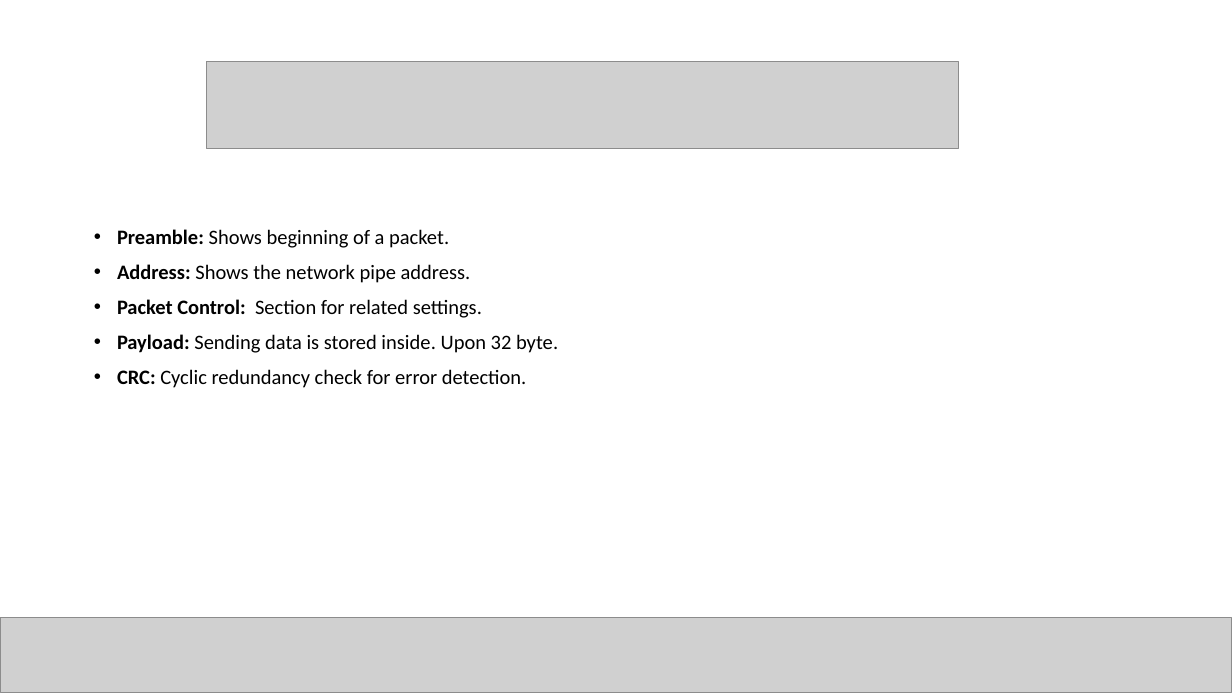
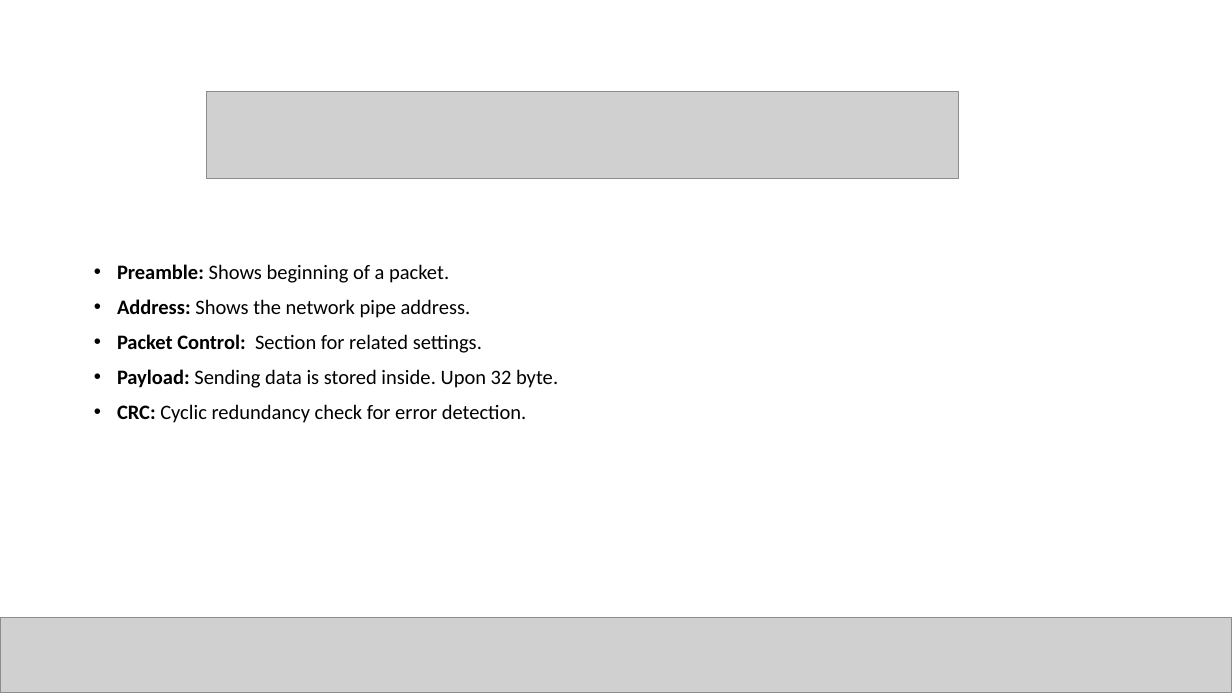
Before and after one commit to canerpotur/TROY-TECH, a slide deck: slide 11 of Troy Tech - Presentation/TROY - Kağan.pptx (slide 14 before the commit). Drawn at 1232x693 pixels with LibreOffice and Linux fonts; fonts in the diff are those of the drawing; grey boxes stand for pictures. Boxes give left, top, right and bottom in pixels: in the first picture for what was removed or moved away, otherwise in the second. Text is boxed around its words. In the diff, an @@ line names an element or a change of style, - is before the commit and + after.

```diff
--- a/Troy Tech - Presentation/TROY - Kağan.pptx
+++ b/Troy Tech - Presentation/TROY - Kağan.pptx
@@ picture: place and size @@
-picture at box(207, 62, 959, 149)
+picture at box(207, 91, 959, 178)
@@ text "Preamble: Shows beginning of a ...": place and size @@
-text "Preamble: Shows beginning of a ..." at box(117, 229, 558, 388)
+text "Preamble: Shows beginning of a ..." at box(117, 264, 558, 423)
```
Also in this commit, not shown: 4 other slides changed, 3 slides added, 6 slides removed.
